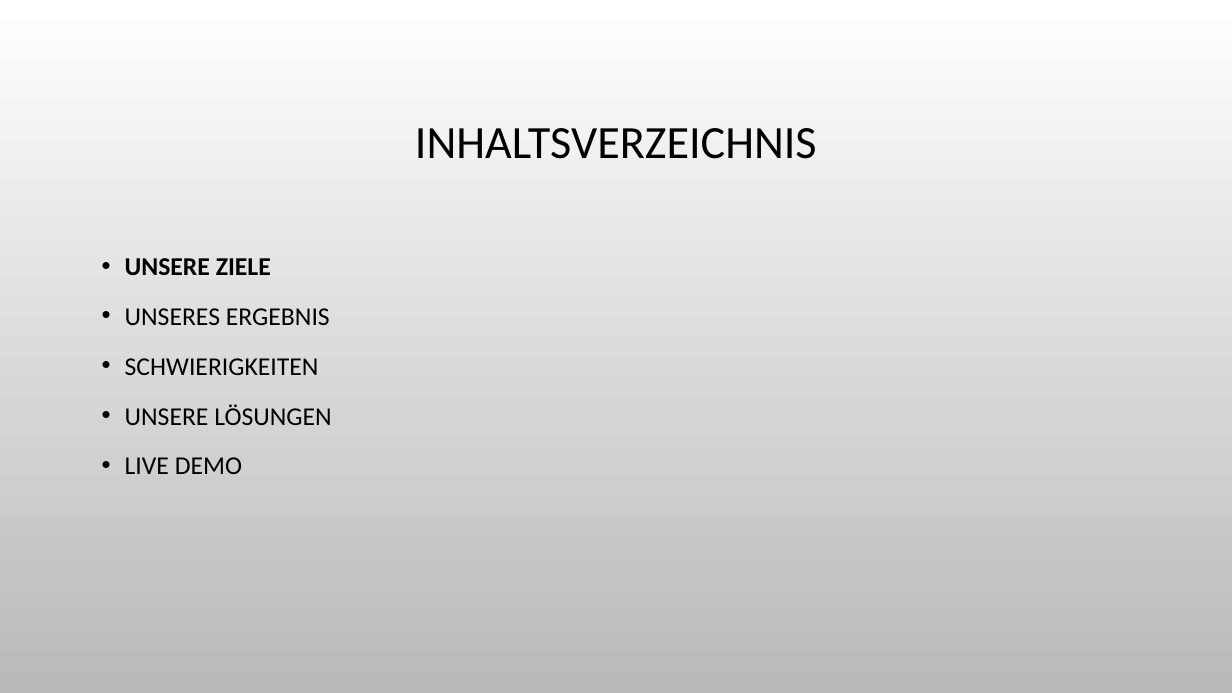
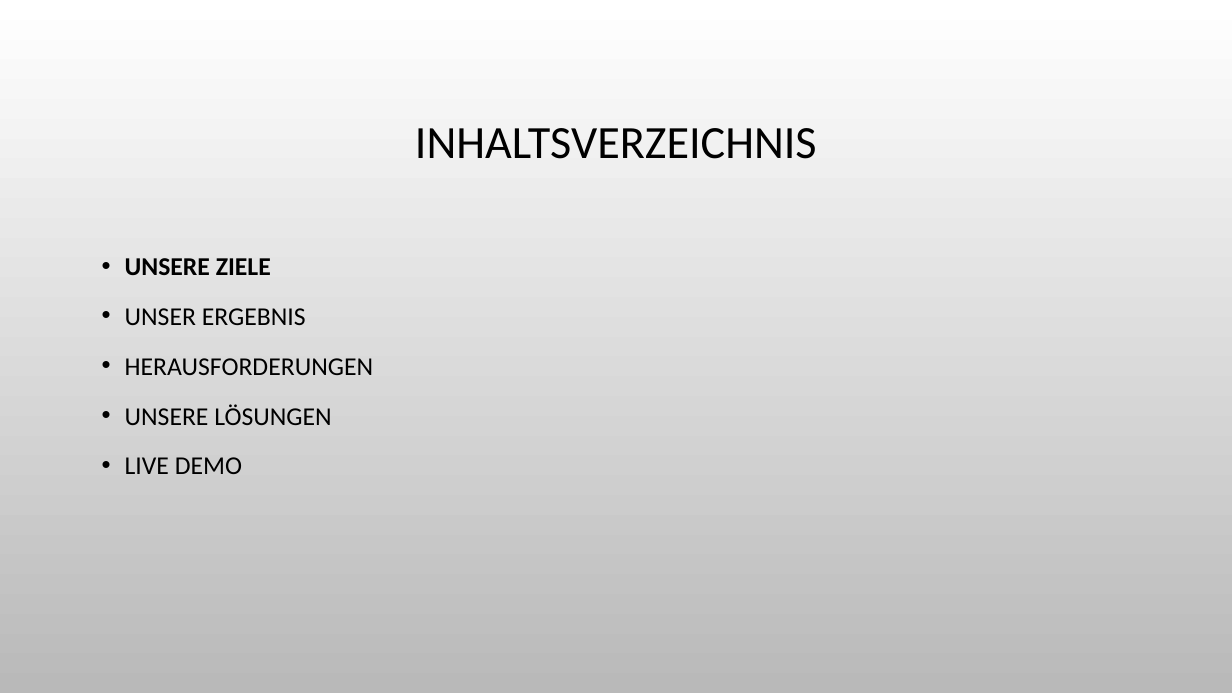
Before and after one commit to Leandro123321/uk335LD, a slide deck: slide 2 of ModulProjekt/Verkaufspräsentation.pptx. Drawn at 1232x693 pixels with LibreOffice and Linux fonts; fonts in the diff are those of the drawing; background and template pictures are left out. Boxes give left, top, right and bottom in pixels: in the first picture for what was removed or moved away, otherwise in the second. Text is boxed around its words. In the diff, an @@ line names an element or a change of style, - is before the commit and + after.

```diff
--- a/ModulProjekt/Verkaufspräsentation.pptx
+++ b/ModulProjekt/Verkaufspräsentation.pptx
@@ text at [125,308,373,375]: text changed @@
-• UNSERES ERGEBNIS
-• SCHWIERIGKEITEN
+• UNSER ERGEBNIS
+• HERAUSFORDERUNGEN
```
Also in this commit, not shown: 7 other slides changed, 2 slides added, 2 slides removed, 1 other file.
